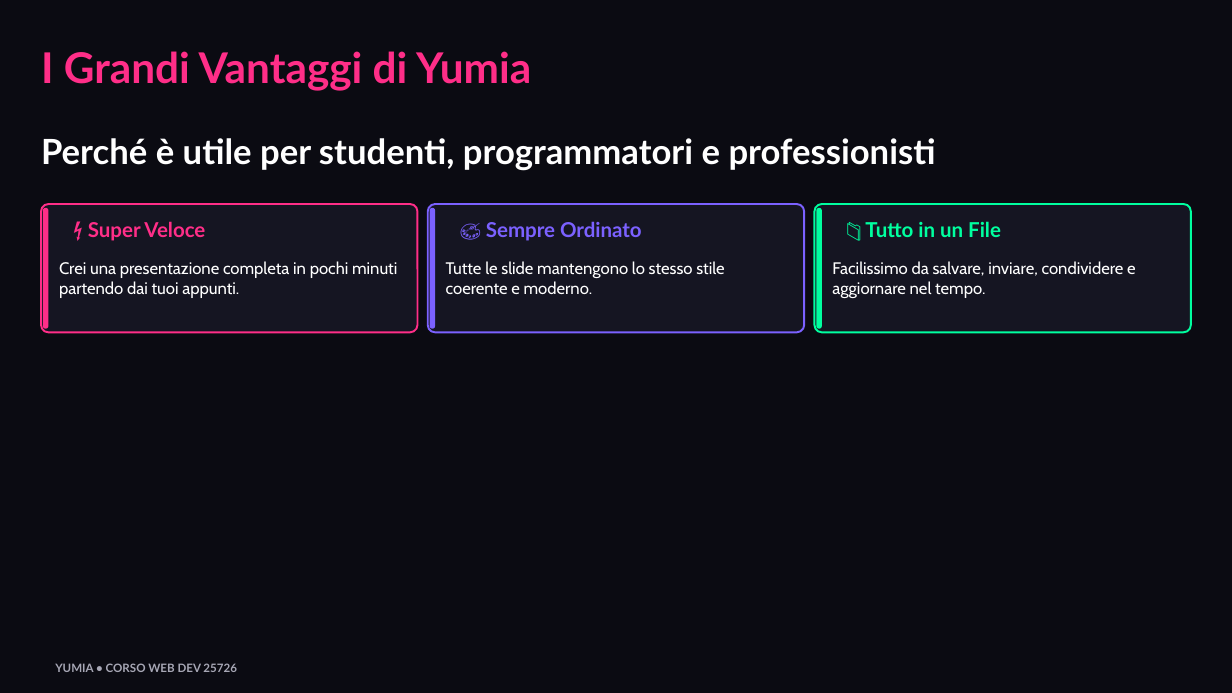
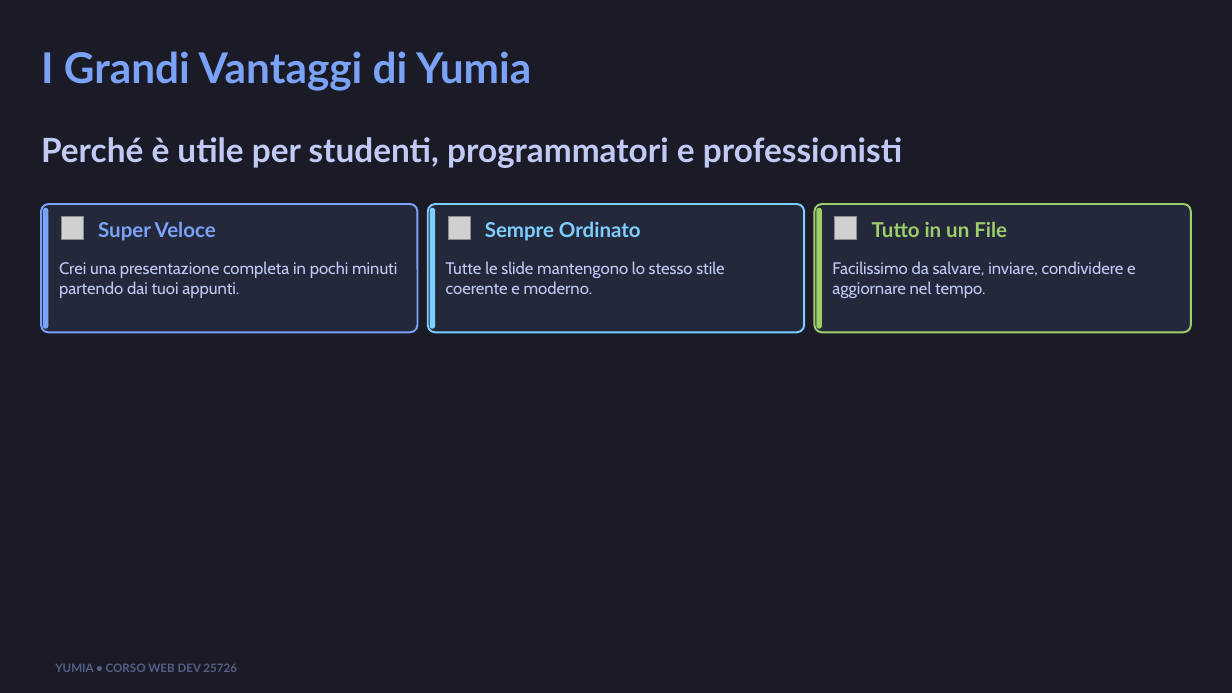
Before and after one commit to biagio-scaglia/Yumia-MD, a slide deck: slide 10 of presentation.pptx. Drawn at 1232x693 pixels with LibreOffice and Linux fonts; fonts in the diff are those of the drawing; grey boxes stand for pictures. Boxes give left, top, right and bottom in pixels: in the first picture for what was removed or moved away, otherwise in the second. Text is boxed around its words. In the diff, an @@ line names an element or a change of style, - is before the commit and + after.

```diff
--- a/presentation.pptx
+++ b/presentation.pptx
@@ background #0B0B12 to #1A1B26 @@
@@ text "I Grandi Vantaggi di Yumia" at bbox=[41, 51, 531, 91]: text colour #FF2E88 to #7AA2F7 @@
@@ text "Perché è utile per studenti, ..." at bbox=[41, 137, 902, 168]: size 27 to 26 pt, text colour #FFFFFF to #C0CAF5 @@
@@ rounded rectangle at bbox=[41, 204, 417, 333]: fill #151522 to #24283B; outline #FF2E88 1.5 pt to #7AA2F7 1.5 pt @@
@@ rounded rectangle at bbox=[43, 208, 48, 329]: fill #FF2E88 to #7AA2F7 @@
@@ rounded rectangle at bbox=[428, 204, 804, 333]: fill #151522 to #24283B; outline #7B61FF 1.5 pt to #7DCFFF 1.5 pt @@
@@ rounded rectangle at bbox=[430, 208, 435, 329]: fill #7B61FF to #7DCFFF @@
@@ rounded rectangle at bbox=[814, 204, 1190, 333]: fill #151522 to #24283B; outline #00FF9F 1.5 pt to #9ECE6A 1.5 pt @@
@@ rounded rectangle at bbox=[816, 208, 822, 329]: fill #00FF9F to #9ECE6A @@
@@ picture added at bbox=[61, 217, 83, 239] @@
@@ text at bbox=[98, 221, 216, 241]: text changed; text colour #FF2E88 to #7AA2F7 @@
-⚡ Super Veloce
+Super Veloce
@@ picture added at bbox=[448, 217, 470, 239] @@
@@ text at bbox=[485, 221, 641, 241]: text changed; text colour #7B61FF to #7DCFFF @@
-🎨 Sempre Ordinato
+Sempre Ordinato
@@ picture added at bbox=[835, 217, 857, 239] @@
@@ text at bbox=[872, 221, 1007, 237]: text changed; text colour #00FF9F to #9ECE6A @@
-📁 Tutto in un File
+Tutto in un File
@@ text colour #FFFFFF to #C0CAF5 in 3 elements at bbox=[59, 261, 397, 298], bbox=[446, 261, 724, 294], bbox=[832, 261, 1136, 298] @@
@@ text "YUMIA • CORSO WEB DEV ..." at bbox=[55, 663, 237, 672]: text colour #A7A7B5 to #565F89 @@
```
Also in this commit, not shown: 11 other slides changed, 22 other files.
